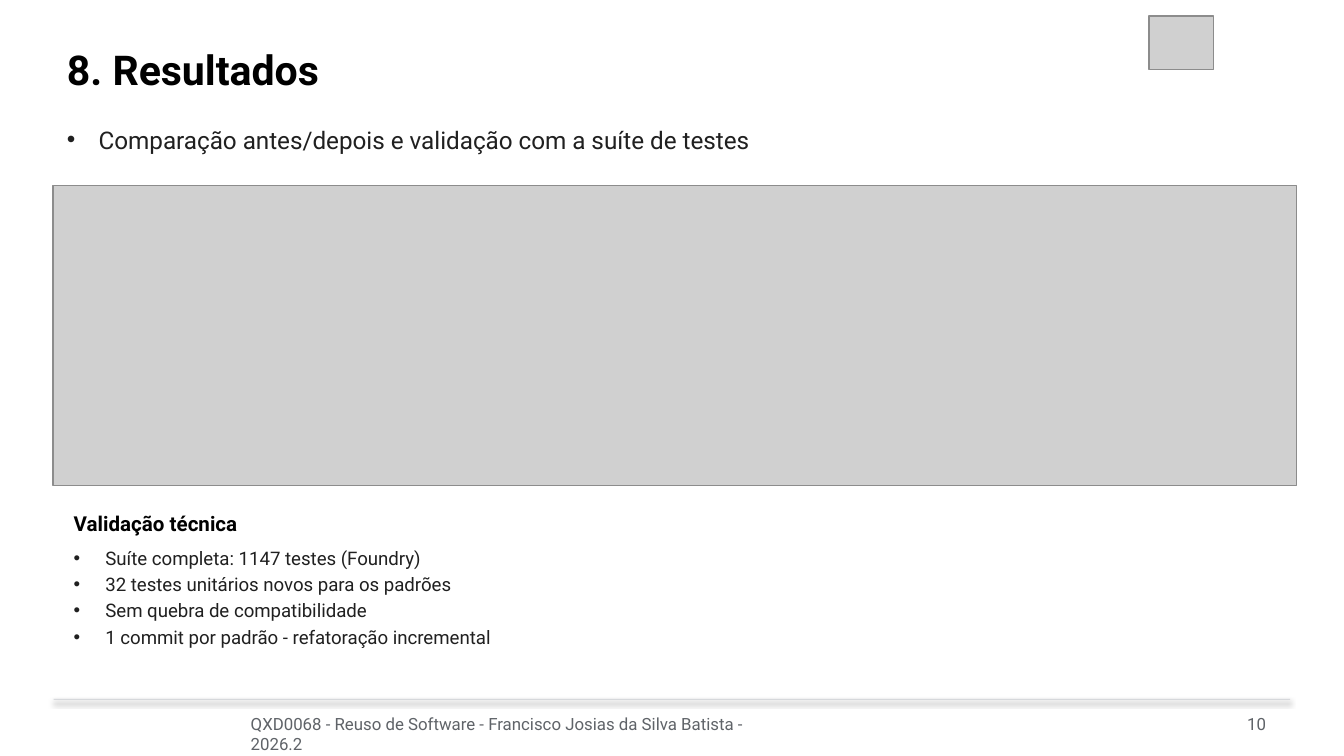
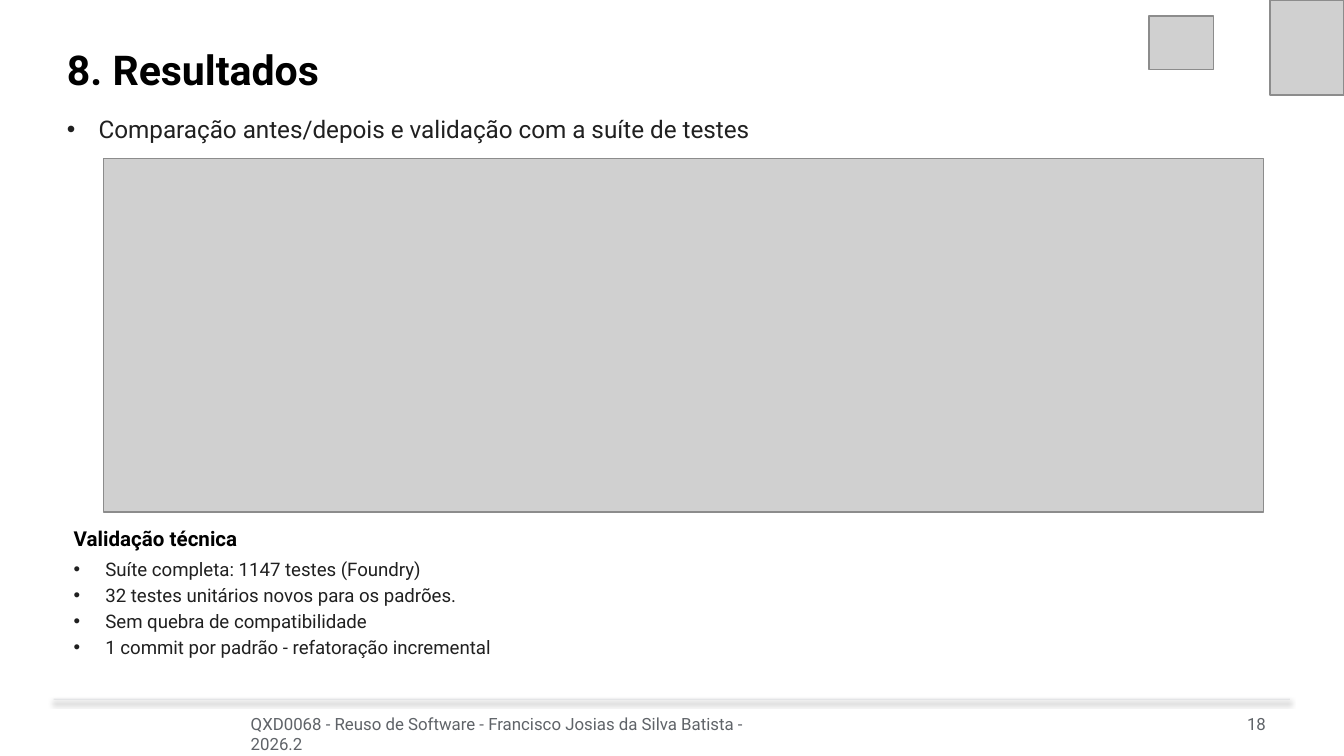
Before and after one commit to josiasdev/esufcqx, a slide deck: slide 18 of 10-semestre/reuso-software/Aula-18 - 14-10 - Apresentacao - do - trabalho 1 - refatoracao com padroes de projeto em sistema legado/Apresentacao_Allo_Protocol.pptx (slide 10 before the commit). Drawn at 1344x756 pixels with LibreOffice and Linux fonts; fonts in the diff are those of the drawing; grey boxes stand for pictures. Boxes give left, top, right and bottom in pixels: in the first picture for what was removed or moved away, otherwise in the second. Text is boxed around its words. In the diff, an @@ line names an element or a change of style, - is before the commit and + after.

Commit message:
docs: subindo novos arquivos

```diff
--- a/10-semestre/reuso-software/Aula-18 - 14-10 - Apresentacao - do - trabalho 1 - refatoracao com padroes de projeto em sistema legado/Apresentacao_Allo_Protocol.pptx
+++ b/10-semestre/reuso-software/Aula-18 - 14-10 - Apresentacao - do - trabalho 1 - refatoracao com padroes de projeto em sistema legado/Apresentacao_Allo_Protocol.pptx
@@ picture added at (x1=1270, y1=0, x2=1344, y2=95) @@
@@ text "Comparação antes/depois e validação com ..." moved from (x1=99, y1=130, x2=750, y2=155) to (x1=99, y1=119, x2=750, y2=144) @@
@@ picture resized from (x1=52, y1=185, x2=1296, y2=485) to (x1=103, y1=159, x2=1263, y2=512) @@
@@ text "Validação técnica" moved from (x1=74, y1=515, x2=238, y2=536) to (x1=74, y1=530, x2=238, y2=551) @@
@@ text "Suíte completa: 1147 testes (Foundry)" moved from (x1=105, y1=550, x2=491, y2=648) to (x1=105, y1=561, x2=491, y2=658) @@
@@ text at (x1=105, y1=588, x2=456, y2=606): text changed @@
-• 32 testes unitários novos para os padrões
+• 32 testes unitários novos para os padrões.
@@ text at (x1=1247, y1=718, x2=1266, y2=730): text changed @@
-10
+18
```
Also in this commit, not shown: 11 other slides changed, 8 slides added, 30 other files.
